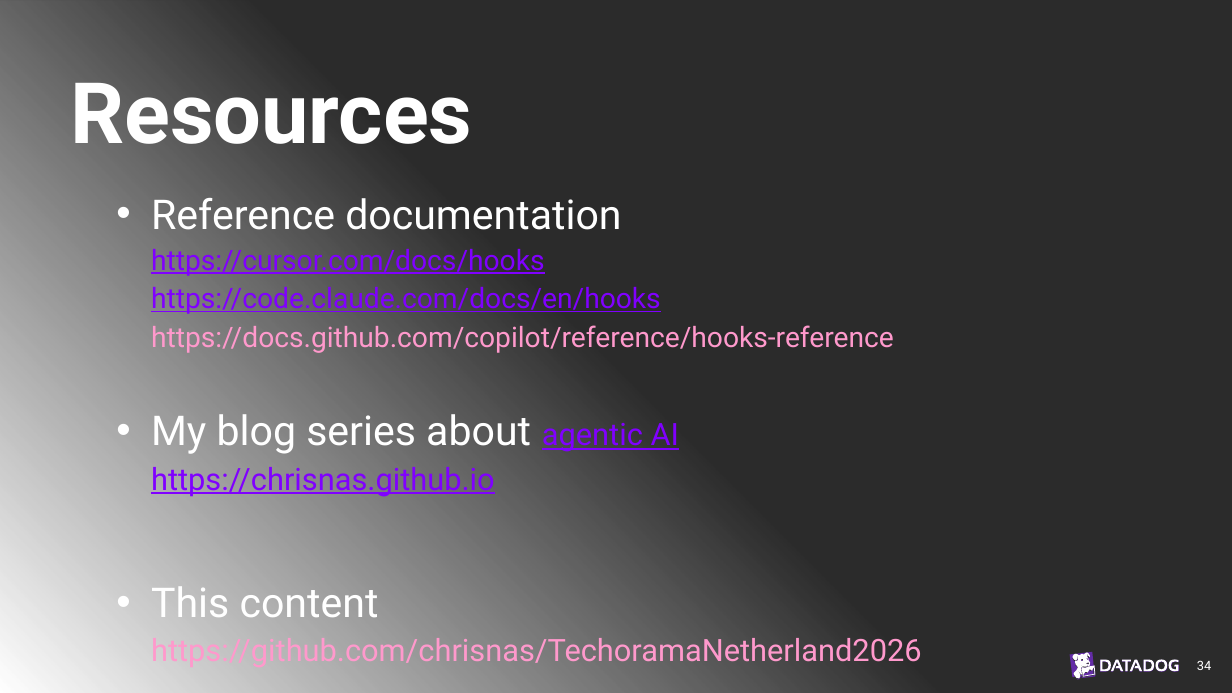
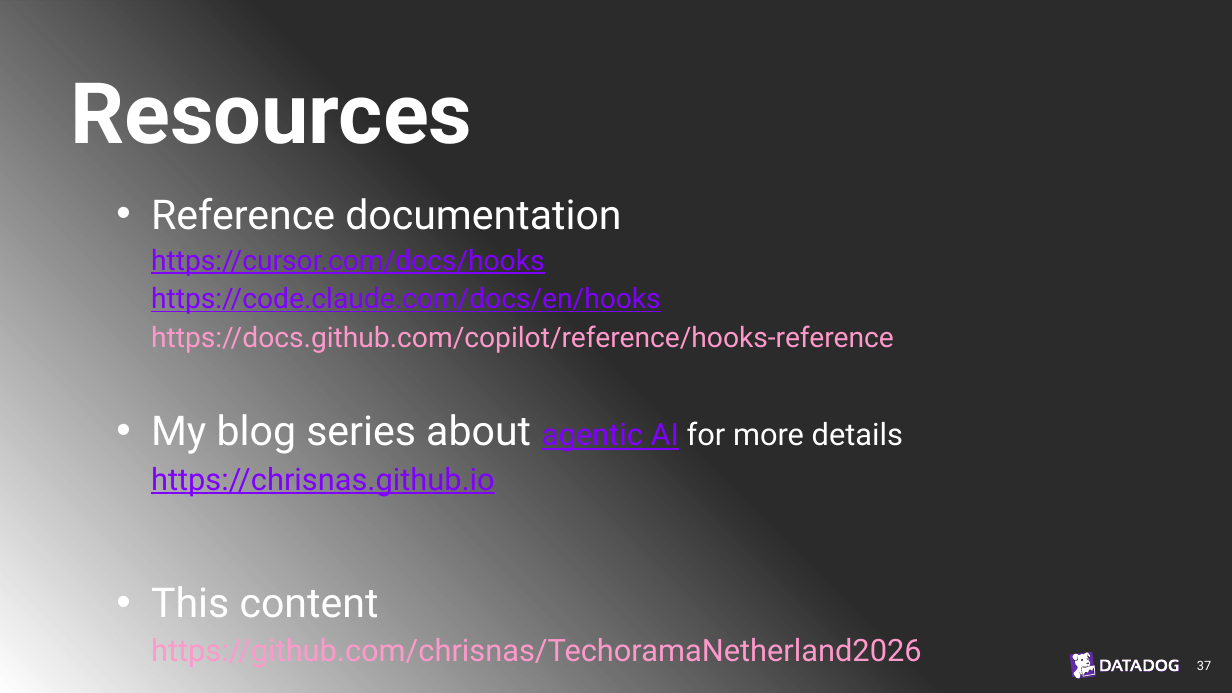
Before and after one commit to chrisnas/TechoramaNetherland2026, a slide deck: slide 37 of Harness Spy/Slides/HarnessSpy.pptx (slide 34 before the commit). Drawn at 1232x693 pixels with LibreOffice and Linux fonts; fonts in the diff are those of the drawing; background and template pictures are left out; a plain dark background stands for a picture behind light text. Boxes give left, top, right and bottom in pixels: in the first picture for what was removed or moved away, otherwise in the second. Text is boxed around its words. In the diff, an @@ line names an element or a change of style, - is before the commit and + after.

```diff
--- a/Harness Spy/Slides/HarnessSpy.pptx
+++ b/Harness Spy/Slides/HarnessSpy.pptx
@@ subtitle at [151,414,903,498]: text changed @@
-  • My blog series about agentic AI
-    https://chrisnas.github.io
+  • My blog series about agentic AI for more details
+    https://chrisnas.github.io
@@ page number at [1197,660,1211,670]: text changed @@
-34
+37
```
Also in this commit, not shown: 5 other slides changed, 5 slides added, 2 slides removed, 32 other files.
